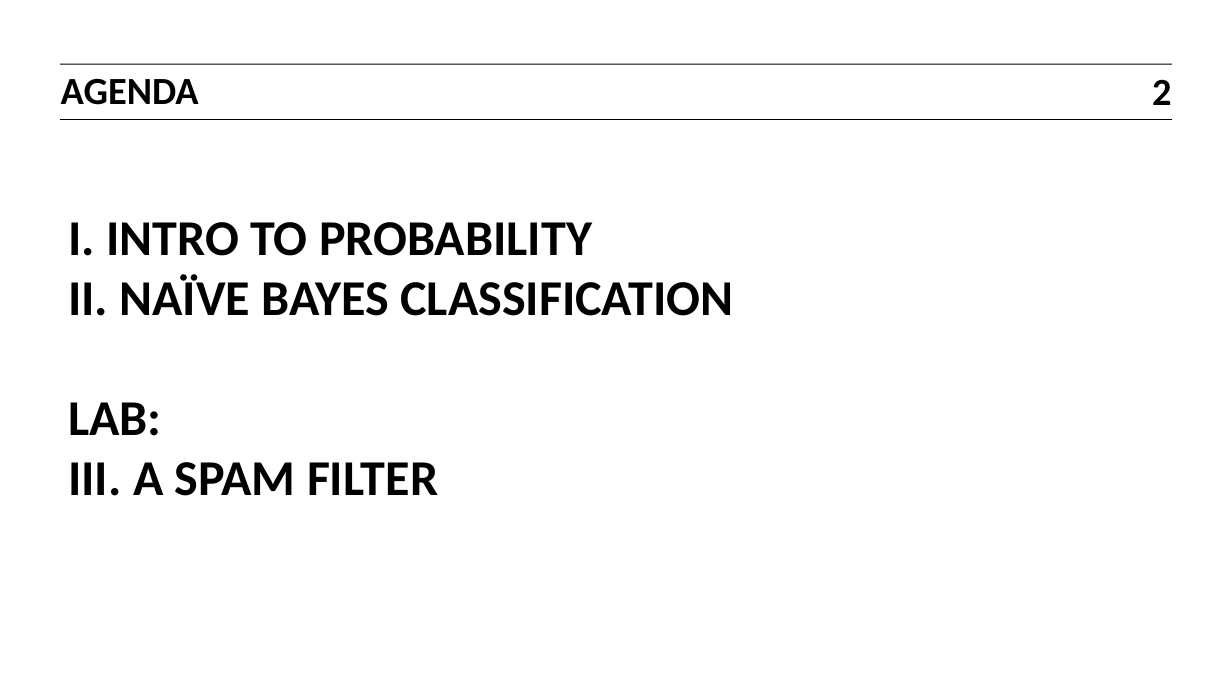
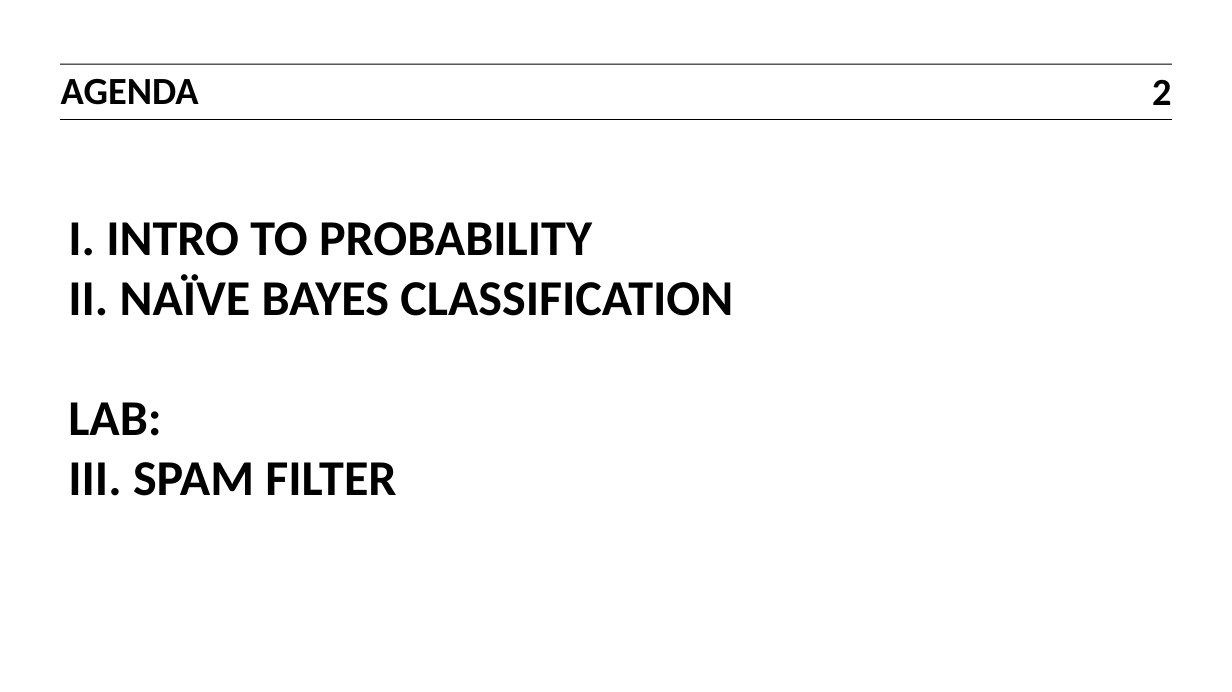
Before and after one commit to ajschumacher/gadsdc, a slide deck: slide 2 of 11-naive_bayes/slides.pptx. Drawn at 1232x692 pixels with LibreOffice and Linux fonts; fonts in the diff are those of the drawing. Boxes give left, top, right and bottom in pixels: in the first picture for what was removed or moved away, otherwise in the second. Text is boxed around its words. In the diff, an @@ line names an element or a change of style, - is before the commit and + after.

```diff
--- a/11-naive_bayes/slides.pptx
+++ b/11-naive_bayes/slides.pptx
@@ title at box(68, 222, 733, 496): text changed @@
-I. INTRO TO PROBABILITY
-II. NAÏVE BAYES CLASSIFICATION
-LAB:
-III. A SPAM FILTER
+I. INTRO TO PROBABILITY
+II. NAÏVE BAYES CLASSIFICATION
+LAB:
+III. SPAM FILTER
```
Also in this commit, not shown: 1 slide removed, 1 other file.
